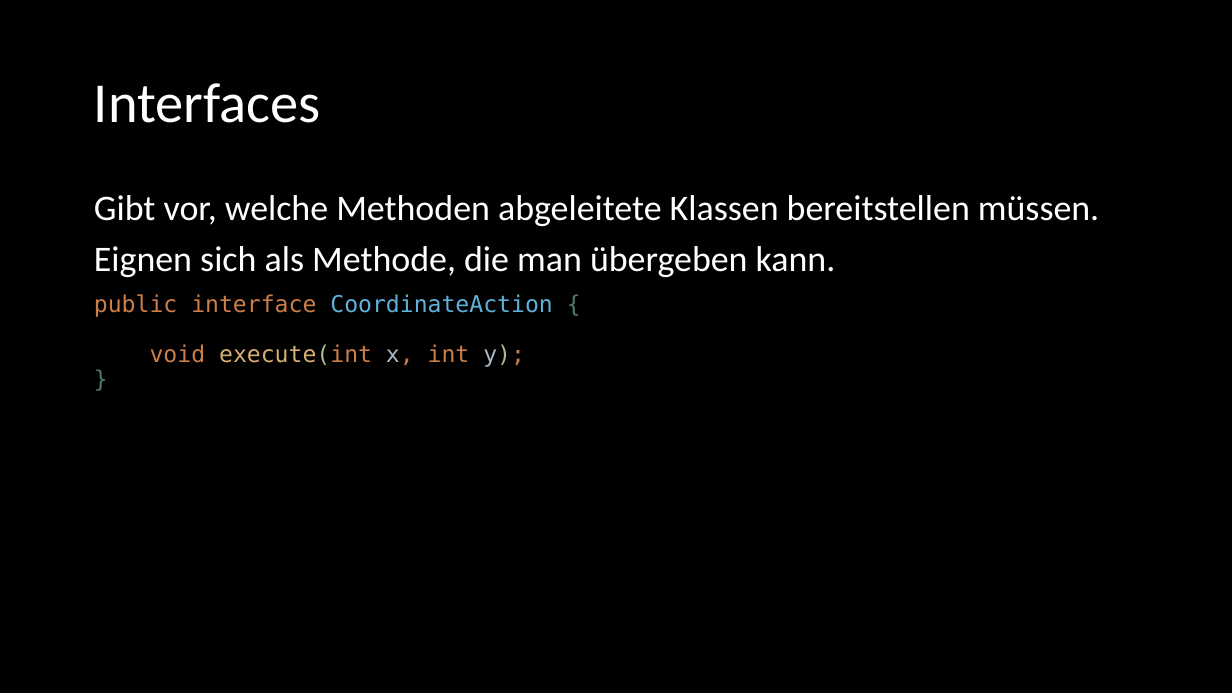
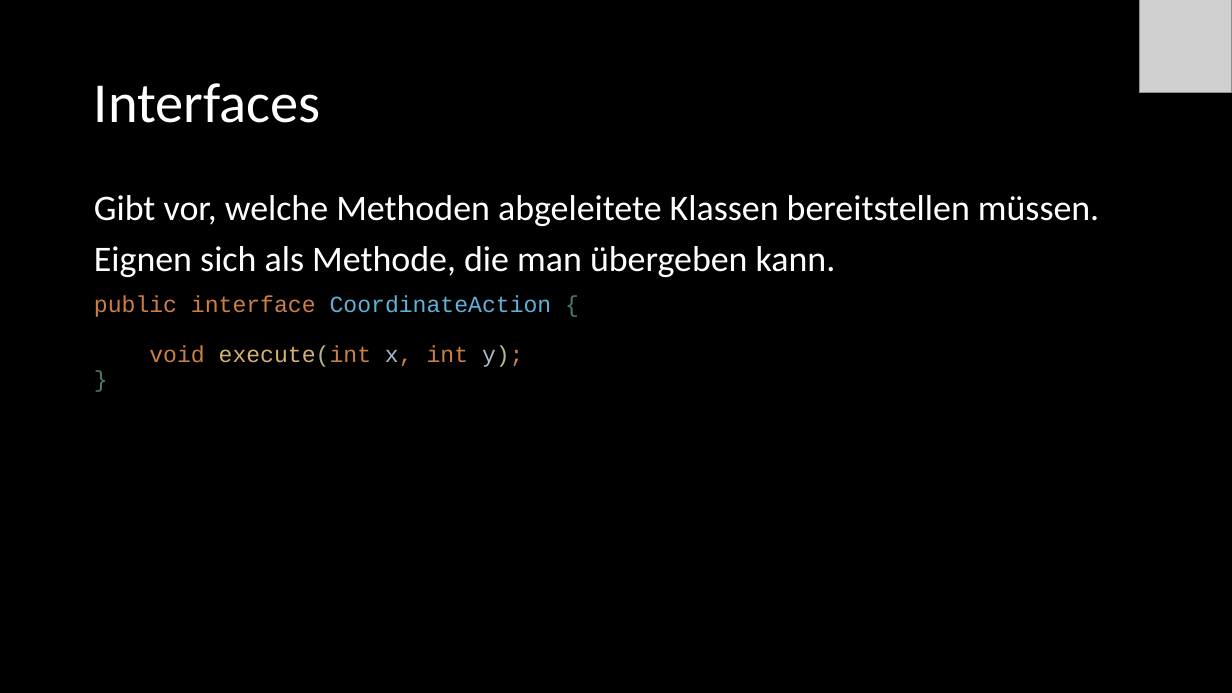
Before and after one commit to Cactusroot/Java, a slide deck: slide 75 of src/Java.pptx (slide 67 before the commit). Drawn at 1232x693 pixels with LibreOffice and Linux fonts; fonts in the diff are those of the drawing; grey boxes stand for pictures. Boxes give left, top, right and bottom in pixels: in the first picture for what was removed or moved away, otherwise in the second. Text is boxed around its words. In the diff, an @@ line names an element or a change of style, - is before the commit and + after.

Commit message:
Java-Folien überarbeitet, Start-Text hinzugefügt.

```diff
--- a/src/Java.pptx
+++ b/src/Java.pptx
@@ picture added at [1140, 0, 1232, 92] @@
@@ text at [94, 295, 552, 367]: font DejaVu Sans Mono to Courier New in "public interface CoordinateAction { void execute(int x, ..." @@
```
Also in this commit, not shown: 72 other slides changed, 1 slide added, 4 other files.
